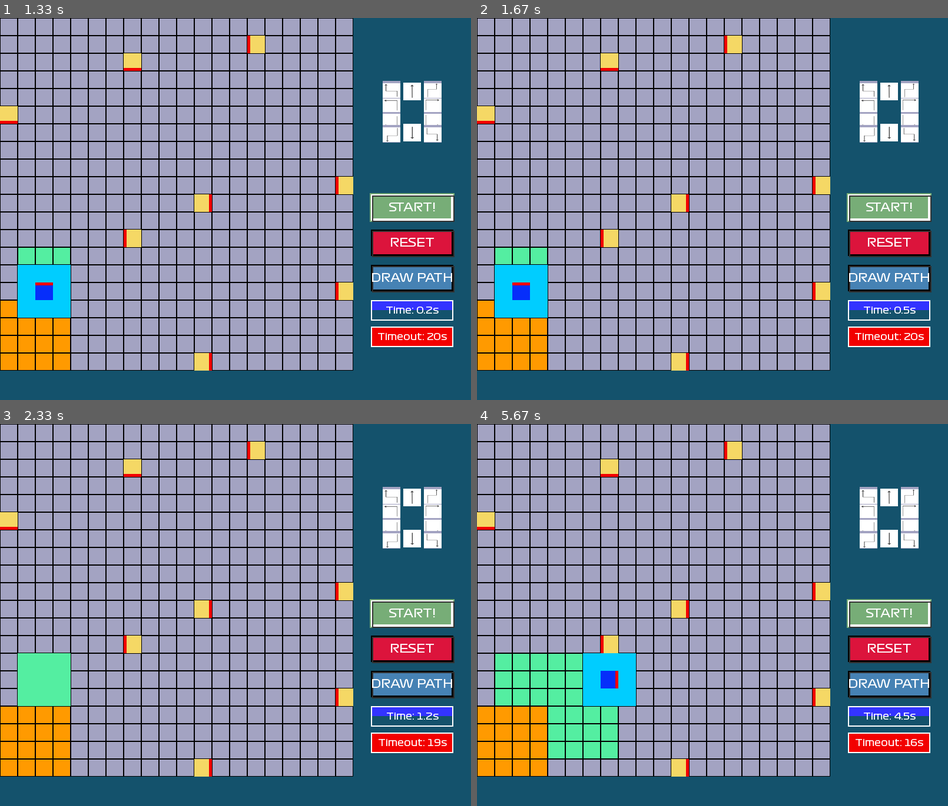
Above: before the commit, frames 1-4 (two rows, left to right).
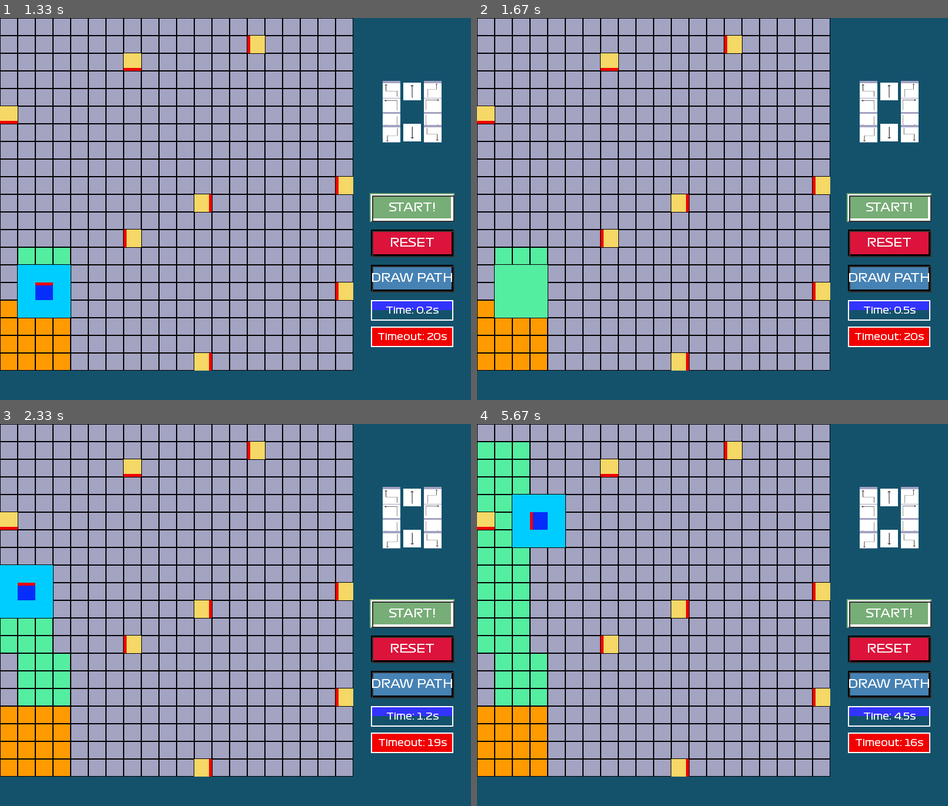
Above: after the commit, the same moments.

Repository: SC2079-MDP-Group-31/MDP-Algo
Game: pygame game, started from main.py
The game is run twice, just before and just after one commit, with the same random seed, the same clock (stepped at 60 frames per second) and the same inputs.
Inputs:
- Up to frame 1 (1.33 s): tap E at 0.33 s; click "START!" at 0.85 s
- Up to frame 2 (1.67 s): no input
- Up to frame 3 (2.33 s): no input
- Up to frame 4 (5.67 s): no input

Frame 1 is identical in both runs. In frame 2, 1.6% of the frame differs, in the area x 3-15%, y 64-79%; in frame 3, 2.7%; in frame 4, 11%, in the area x 0-34%, y 4-88%.

Commit message:
grande45

Diff:
--- a/commands/turn_command.py
+++ b/commands/turn_command.py
@@ -10,6 +10,7 @@
     # Time constants for different turn types
     TURN_TIMES = {
         TypeOfTurn.SMALL: 10,  # SOME VALUE TO BE EMPIRICALLY DETERMINED
+        TypeOfTurn.GRANDE45: 15,  # TODO: tune empirically
         TypeOfTurn.MEDIUM: 20,  # SOME VALUE TO BE EMPIRICALLY DETERMINED
         TypeOfTurn.LARGE: 30,  # SOME VALUE TO BE EMPIRICALLY DETERMINED
     }
@@ -43,6 +44,35 @@
         },
     }
 
+    GRANDE45_TURN_DELTAS = {
+        # (left, right, reverse): {direction: (dx, dy, new_direction)}
+        # 45-degree turns - intermediate between SMALL and MEDIUM
+        (True, False, False): {  # Left forward 45°
+            Direction.TOP: (-20, 30, None),  # TODO: tune empirically
+            Direction.LEFT: (-30, -20, None),
+            Direction.RIGHT: (30, 20, None),
+            Direction.BOTTOM: (20, -30, None),
+        },
+        (False, True, False): {  # Right forward 45°
+            Direction.TOP: (20, 30, None),  # TODO: tune empirically
+            Direction.LEFT: (-30, 20, None),
+            Direction.RIGHT: (30, -20, None),
+            Direction.BOTTOM: (-20, -30, None),
+        },
+        (True, False, True): {  # Left reverse 45°
+            Direction.TOP: (-20, -30, None),  # TODO: tune empirically
+            Direction.LEFT: (30, -20, None),
+            Direction.RIGHT: (-30, 20, None),
+            Direction.BOTTOM: (20, 30, None),
+        },
+        (False, True, True): {  # Right reverse 45°
+            Direction.TOP: (20, -30, None),  # TODO: tune empirically
+            Direction.LEFT: (30, 20, None),
+            Direction.RIGHT: (-30, -20, None),
+            Direction.BOTTOM: (-20, 30, None),
+        },
+    }
+
     MEDIUM_TURN_DELTAS = {
         (True, False, False): {  # Left forward
             Direction.TOP: (-30, 20, Direction.LEFT),
@@ -74,15 +104,19 @@
     COMMAND_MESSAGES = {
         # (left, right, reverse, turn_type): message
         (True, False, False, TypeOfTurn.SMALL): "KF001",  # turn left small forward
+        (True, False, False, TypeOfTurn.GRANDE45): "LF045",  # turn left 45° forward
         (True, False, False, TypeOfTurn.MEDIUM): "LF090",  # turn left medium forward
         (True, False, False, TypeOfTurn.LARGE): "LF180",  # turn left large forward
         (True, False, True, TypeOfTurn.SMALL): "KB001",  # turn left small reverse
+        (True, False, True, TypeOfTurn.GRANDE45): "LB045",  # turn left 45° reverse
         (True, False, True, TypeOfTurn.MEDIUM): "LB090",  # turn left medium reverse
         (True, False, True, TypeOfTurn.LARGE): "LB180",  # turn left large reverse
         (False, True, False, TypeOfTurn.SMALL): "JF001",  # turn right small forward
+        (False, True, False, TypeOfTurn.GRANDE45): "RF045",  # turn right 45° forward
         (False, True, False, TypeOfTurn.MEDIUM): "RF090",  # turn right medium forward
         (False, True, False, TypeOfTurn.LARGE): "RF180",  # turn right large forward
         (False, True, True, TypeOfTurn.SMALL): "JB001",  # turn right small reverse
+        (False, True, True, TypeOfTurn.GRANDE45): "RB045",  # turn right 45° reverse
         (False, True, True, TypeOfTurn.MEDIUM): "RB090",  # turn right medium reverse
         (False, True, True, TypeOfTurn.LARGE): "RB180",  # turn right large reverse
     }
@@ -136,6 +170,8 @@
 
         if self.type_of_turn == TypeOfTurn.SMALL:
             deltas = self.SMALL_TURN_DELTAS
+        elif self.type_of_turn == TypeOfTurn.GRANDE45:
+            deltas = self.GRANDE45_TURN_DELTAS
         elif self.type_of_turn == TypeOfTurn.MEDIUM:
             deltas = self.MEDIUM_TURN_DELTAS
         else:  # TypeOfTurn.LARGE
@@ -179,21 +215,25 @@
 
         Possible command messages:
         # Left forward turns
-        #   SMALL:  "KF001"  (turn left small forward)
-        #   MEDIUM: "LF090"  (turn left medium forward)
-        #   LARGE:  "LF180"  (turn left large forward)
+        #   SMALL:    "KF001"  (turn left small forward)
+        #   GRANDE45: "LF045"  (turn left 45° forward)
+        #   MEDIUM:   "LF090"  (turn left medium forward)
+        #   LARGE:    "LF180"  (turn left large forward)
         # Left reverse turns
-        #   SMALL:  "KB001"  (turn left small reverse)
-        #   MEDIUM: "LB090"  (turn left medium reverse)
-        #   LARGE:  "LB180"  (turn left large reverse)
+        #   SMALL:    "KB001"  (turn left small reverse)
+        #   GRANDE45: "LB045"  (turn left 45° reverse)
+        #   MEDIUM:   "LB090"  (turn left medium reverse)
+        #   LARGE:    "LB180"  (turn left large reverse)
         # Right forward turns
-        #   SMALL:  "JF001"  (turn right small forward)
-        #   MEDIUM: "RF090"  (turn right medium forward)
-        #   LARGE:  "RF180"  (turn right large forward)
+        #   SMALL:    "JF001"  (turn right small forward)
+        #   GRANDE45: "RF045"  (turn right 45° forward)
+        #   MEDIUM:   "RF090"  (turn right medium forward)
+        #   LARGE:    "RF180"  (turn right large forward)
         # Right reverse turns
-        #   SMALL:  "JB001"  (turn right small reverse)
-        #   MEDIUM: "RB090"  (turn right medium reverse)
-        #   LARGE:  "RB180"  (turn right large reverse)
+        #   SMALL:    "JB001"  (turn right small reverse)
+        #   GRANDE45: "RB045"  (turn right 45° reverse)
+        #   MEDIUM:   "RB090"  (turn right medium reverse)
+        #   LARGE:    "RB180"  (turn right large reverse)
         # If configuration is not recognized, returns "UNKNOWN_COMMAND".
         """
         command_key = (self.left, self.right, self.reverse, self.type_of_turn)
--- a/misc/type_of_turn.py
+++ b/misc/type_of_turn.py
@@ -3,5 +3,6 @@
 
 class TypeOfTurn(Enum):
     SMALL = "mini turn, but face same direction"
+    GRANDE45 = "45 degree turn"
     MEDIUM = "90 degree turn"
     LARGE = "180 degree turn"
--- a/path_finding/modified_a_star.py
+++ b/path_finding/modified_a_star.py
@@ -47,12 +47,16 @@
         turn_penalty = 100
         turn_commands = [  # type of turn, Left, Right, Reverse
             TurnCommand(TypeOfTurn.SMALL, True, False, False),  # L SMALL turn, forward
+            TurnCommand(TypeOfTurn.GRANDE45, True, False, False),  # L 45° turn, forward
             TurnCommand(TypeOfTurn.MEDIUM, True, False, False),  # L MEDIUM turn, forward
             TurnCommand(TypeOfTurn.SMALL, True, False, True),  # L SMALL turn, reverse
+            TurnCommand(TypeOfTurn.GRANDE45, True, False, True),  # L 45° turn, reverse
             TurnCommand(TypeOfTurn.MEDIUM, True, False, True),  # L MEDIUM turn, reverse
             TurnCommand(TypeOfTurn.SMALL, False, True, False),  # R SMALL turn, forward
+            TurnCommand(TypeOfTurn.GRANDE45, False, True, False),  # R 45° turn, forward
             TurnCommand(TypeOfTurn.MEDIUM, False, True, False),  # R MEDIUM turn, forward
             TurnCommand(TypeOfTurn.SMALL, False, True, True),  # R SMALL turn, reverse
+            TurnCommand(TypeOfTurn.GRANDE45, False, True, True),  # R 45° turn, reverse
             TurnCommand(TypeOfTurn.MEDIUM, False, True, True),  # R MEDIUM turn, reverse
         ]
 
@@ -63,6 +67,8 @@
             if after:
                 if c.get_type_of_turn == TypeOfTurn.SMALL:
                     turn_penalty = 100 if not self.yolo else 20
+                elif c.get_type_of_turn == TypeOfTurn.GRANDE45:
+                    turn_penalty = 75 if not self.yolo else 10  # TODO: tune empirically
                 elif c.get_type_of_turn == TypeOfTurn.MEDIUM:
                     turn_penalty = 50 if not self.yolo else 0
                 neighbours.append((after, p, turn_penalty, c))
--- a/path_finding/weighted_a_star.py
+++ b/path_finding/weighted_a_star.py
@@ -18,6 +18,7 @@
     # Movement weight constants
     WEIGHT_STRAIGHT = 0
     WEIGHT_SMALL_TURN = 10
+    WEIGHT_GRANDE45_TURN = 15  # TODO: tune empirically
     WEIGHT_MEDIUM_TURN = 20
     WEIGHT_LARGE_TURN = 30
     DEFAULT_WEIGHT = 100
@@ -44,6 +45,7 @@
         # Movement weights - can be adjusted for different behaviors
         self.weight_straight = self.WEIGHT_STRAIGHT
         self.weight_small_turn = self.WEIGHT_SMALL_TURN
+        self.weight_grande45_turn = self.WEIGHT_GRANDE45_TURN
         self.weight_medium_turn = self.WEIGHT_MEDIUM_TURN
         self.weight_large_turn = self.WEIGHT_LARGE_TURN
 
@@ -86,6 +88,8 @@
             turn_type = command.get_type_of_turn()
             if turn_type == TypeOfTurn.SMALL:
                 return self.weight_small_turn
+            elif turn_type == TypeOfTurn.GRANDE45:
+                return self.weight_grande45_turn
             elif turn_type == TypeOfTurn.MEDIUM:
                 return self.weight_medium_turn
             elif turn_type == TypeOfTurn.LARGE:
--- a/simulation.py
+++ b/simulation.py
@@ -787,6 +787,10 @@
                 (TypeOfTurn.MEDIUM, False, True, False): self.turnLeft,
                 (TypeOfTurn.MEDIUM, True, False, True): self.reverseTurnRight,
                 (TypeOfTurn.MEDIUM, False, True, True): self.reverseTurnLeft,
+                (TypeOfTurn.GRANDE45, True, False, False): self.moveNorthEast,  # TODO: implement 45° turn visual
+                (TypeOfTurn.GRANDE45, False, True, False): self.moveNorthWest,  # TODO: implement 45° turn visual
+                (TypeOfTurn.GRANDE45, True, False, True): self.moveSouthEast,   # TODO: implement 45° turn visual
+                (TypeOfTurn.GRANDE45, False, True, True): self.moveSouthWest,   # TODO: implement 45° turn visual
                 (TypeOfTurn.SMALL, True, False, False): self.moveNorthEast,
                 (TypeOfTurn.SMALL, False, True, False): self.moveNorthWest,
                 (TypeOfTurn.SMALL, True, False, True): self.moveSouthEast,
